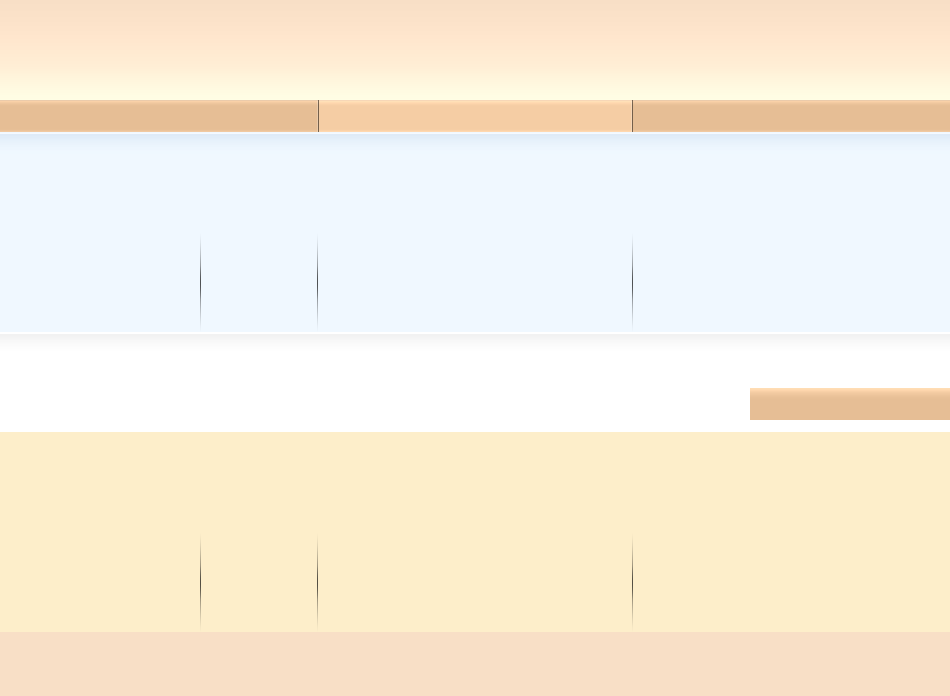
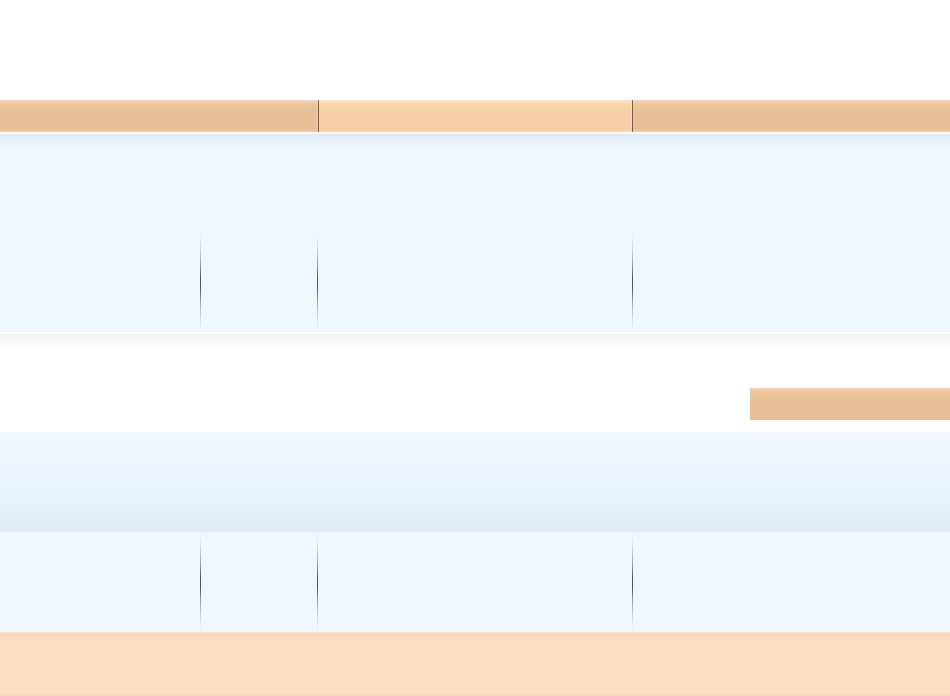
Layered file, before and after one edit (950px x 696px). Changes by layer:
painted on "header" over [0, 0, 950, 100]
painted on "navbar" over [0, 100, 950, 110]
painted on "widget header" over [750, 388, 950, 395]
painted on "footer widgets" over [0, 432, 950, 532]
painted on "footer boxes" over [0, 532, 950, 632]
